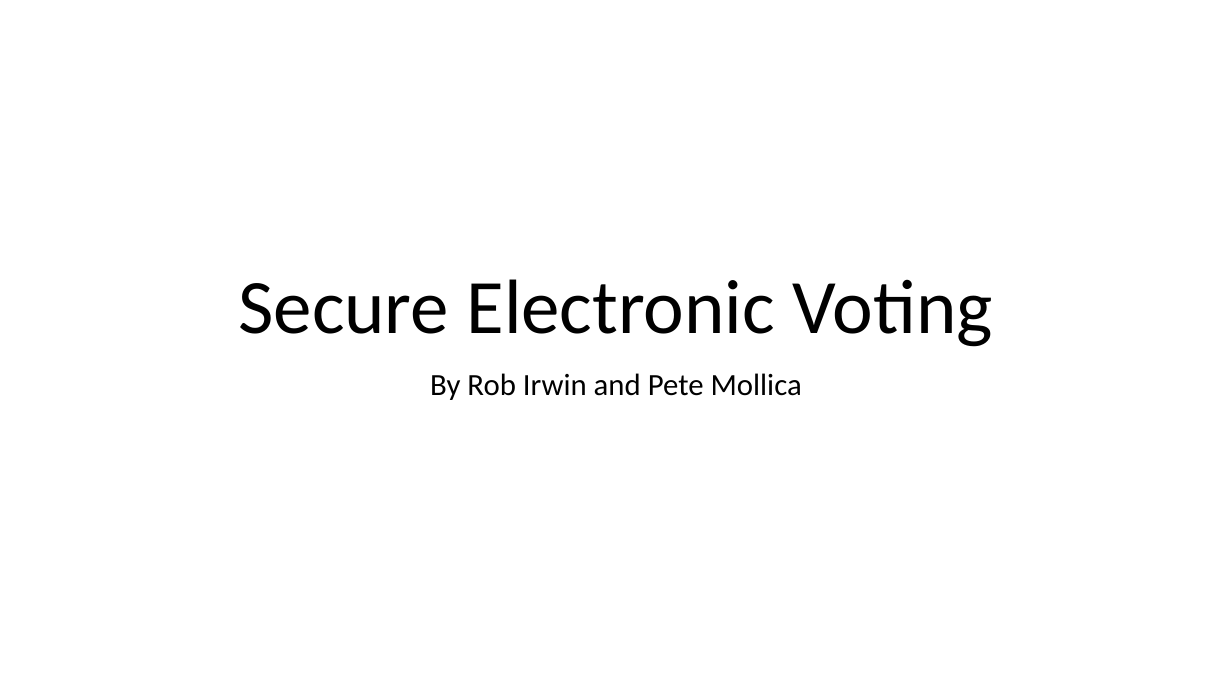
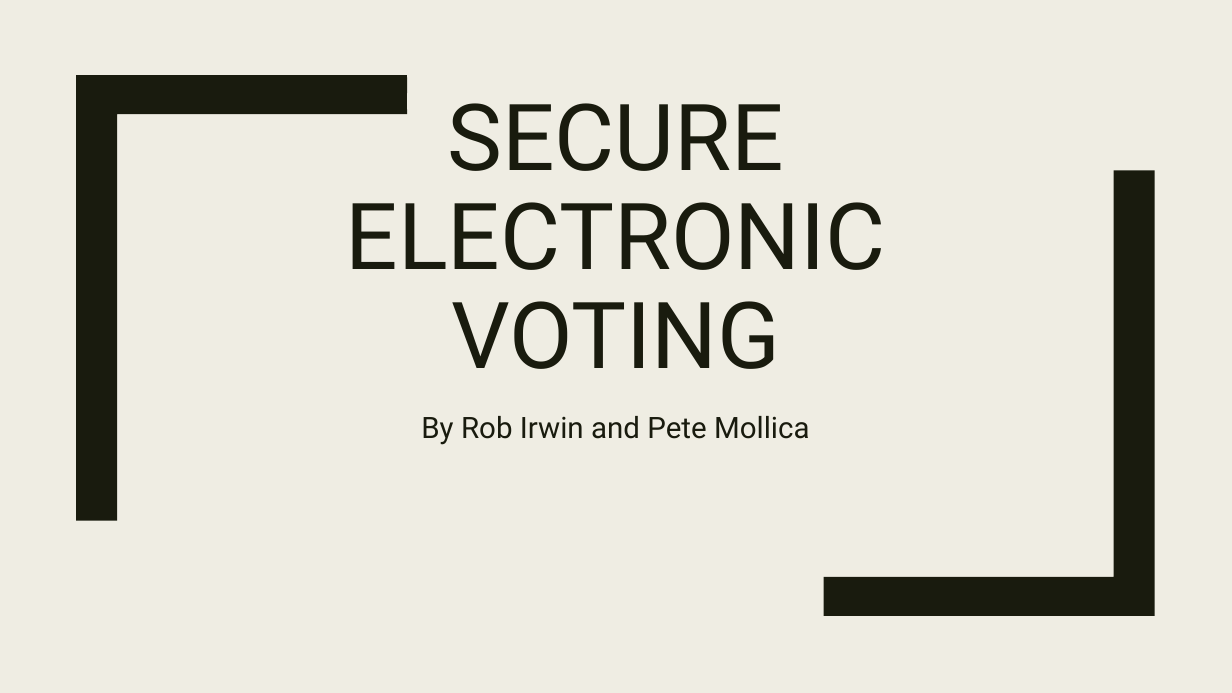
Before and after one commit to mollicap16/Crypto_Final, a slide deck: slide 1 of doc/Crypto_Final_Presentation.pptx. Drawn at 1232x693 pixels with LibreOffice and Linux fonts; fonts in the diff are those of the drawing. Boxes give left, top, right and bottom in pixels: in the first picture for what was removed or moved away, otherwise in the second. Text is boxed around its words. In the diff, an @@ line names an element or a change of style, - is before the commit and + after.

```diff
--- a/doc/Crypto_Final_Presentation.pptx
+++ b/doc/Crypto_Final_Presentation.pptx
@@ background #FFFFFF to #EFEDE3 @@
@@ freeform shape added at <box>76,75,407,520</box>, fill #191B0E @@
@@ title at <box>346,103,886,369</box>: text changed; size 60 to 72 pt; font Calibri to Roboto; text colour #000000 to #191B0E @@
-Secure Electronic Voting
+SECURE ELECTRONIC VOTING
@@ freeform shape added at <box>824,170,1155,616</box>, fill #191B0E @@
@@ subtitle "By Rob Irwin and Pete ...": place and size @@
-subtitle "By Rob Irwin and Pete ..." at <box>430,373,802,400</box>
+subtitle "By Rob Irwin and Pete ..." at <box>421,416,810,445</box>
@@ subtitle "By Rob Irwin and Pete ..." at <box>421,416,810,445</box>: size 24 to 23 pt, font Calibri to Roboto, text colour #000000 to #191B0E; line spacing 0.9 to 1.12; less space between paragraphs @@
```
Also in this commit, not shown: 7 other slides changed, 9 slides added, 2 slides removed.
